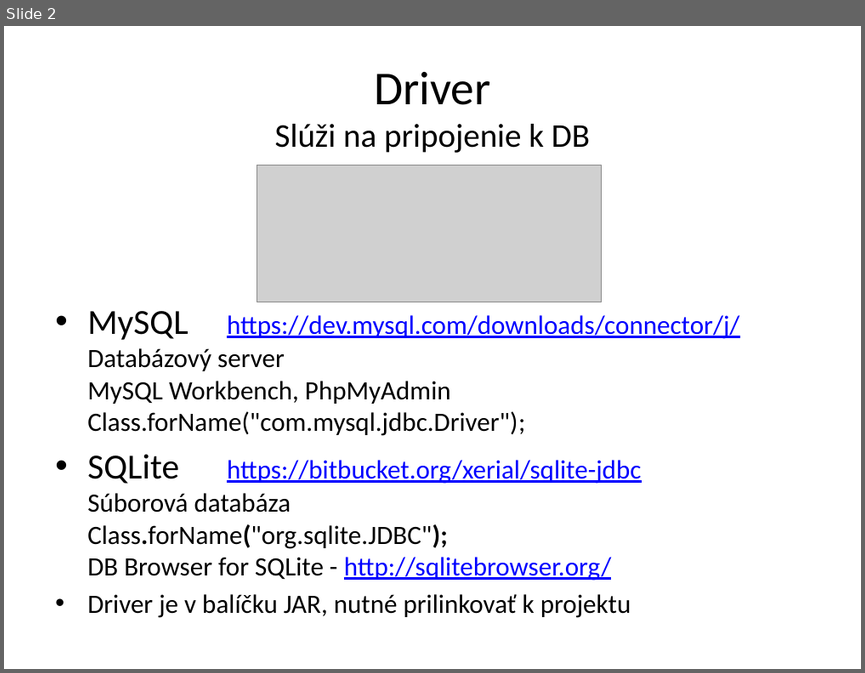
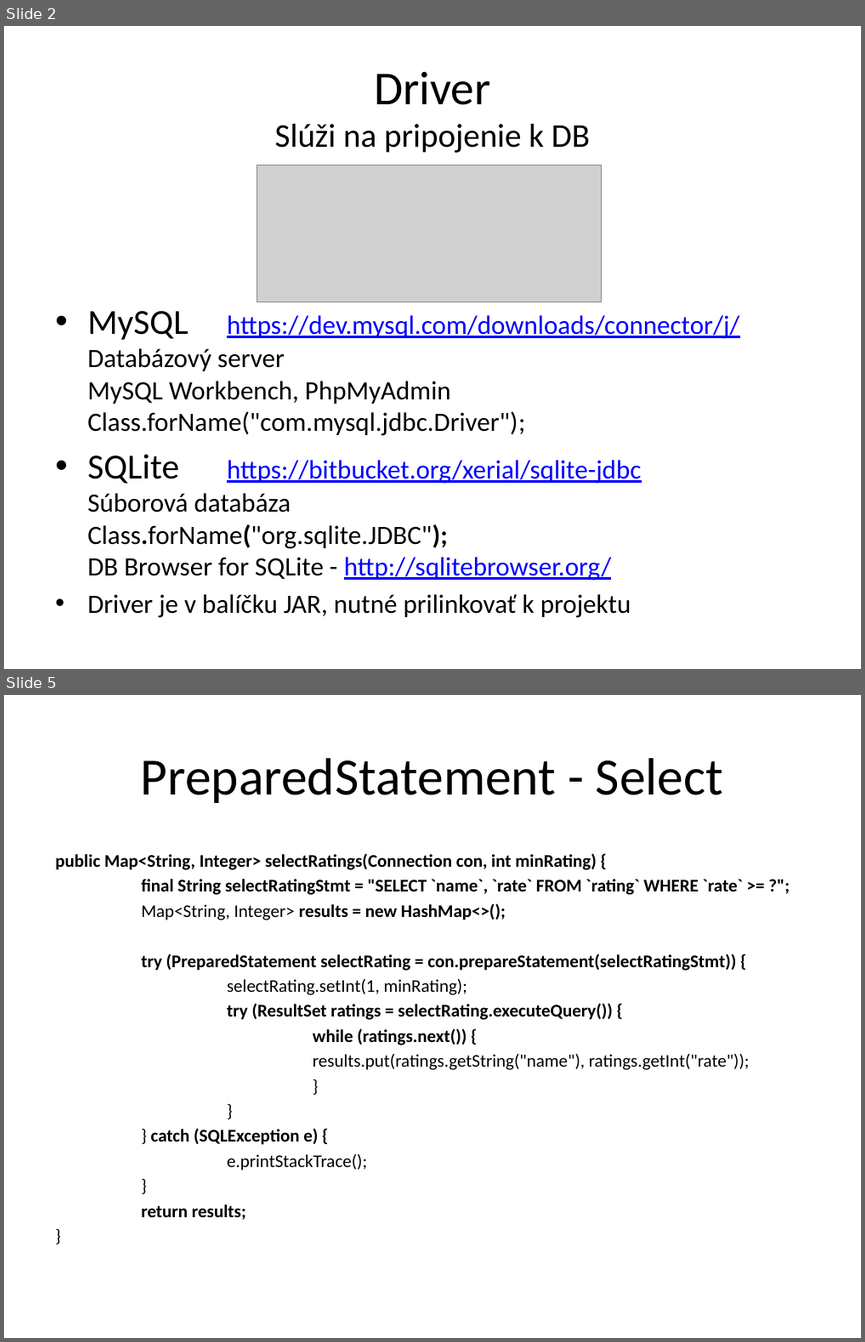
Before and after one commit to ddalibor21/SpseEdu, a slide deck: JDBC.pptx. Shown one above the other, each under a label of ours: slide 2 before the commit, slides 2 and 5 after it; the slides between them are not shown. The pictures are 865x673 and 865x1342 pixels, drawn with LibreOffice and Linux fonts; fonts in the diff are those of the drawing; grey boxes stand for pictures. Boxes give left, top, right and bottom in pixels: in the first picture for what was removed or moved away, otherwise in the second. Text is boxed around its words. In the diff, an @@ line names an element or a change of style, - is before the commit and + after.

```diff
--- a/JDBC.pptx
+++ b/JDBC.pptx
@@ slide 5 added at (x1=4, y1=695, x2=861, y2=1338), background #FFFFFF @@
@@ title added at (x1=141, y1=758, x2=723, y2=803), 44 pt, text #000000 @@
+PreparedStatement - Select
@@ text added at (x1=55, y1=853, x2=749, y2=1219), 15 pt, text #000000, bold @@
+public Map<String, Integer> selectRatings(Connection con, int minRating) {
+final String selectRatingStmt = "SELECT `name`, `rate` FROM `rating` WHERE `rate` >= ?";
+Map<String, Integer> results = new HashMap<>();
+try (PreparedStatement selectRating = con.prepareStatement(selectRatingStmt)) {
+selectRating.setInt(1, minRating);
+try (ResultSet ratings = selectRating.executeQuery()) {
+while (ratings.next()) {
+results.put(ratings.getString("name"), ratings.getInt("rate"));
+}
+}
+} catch (SQLException e) {
+e.printStackTrace();
+}
+return results;
+}
```
Also in this commit, not shown: 2 slides changed, 2 other slides added.
